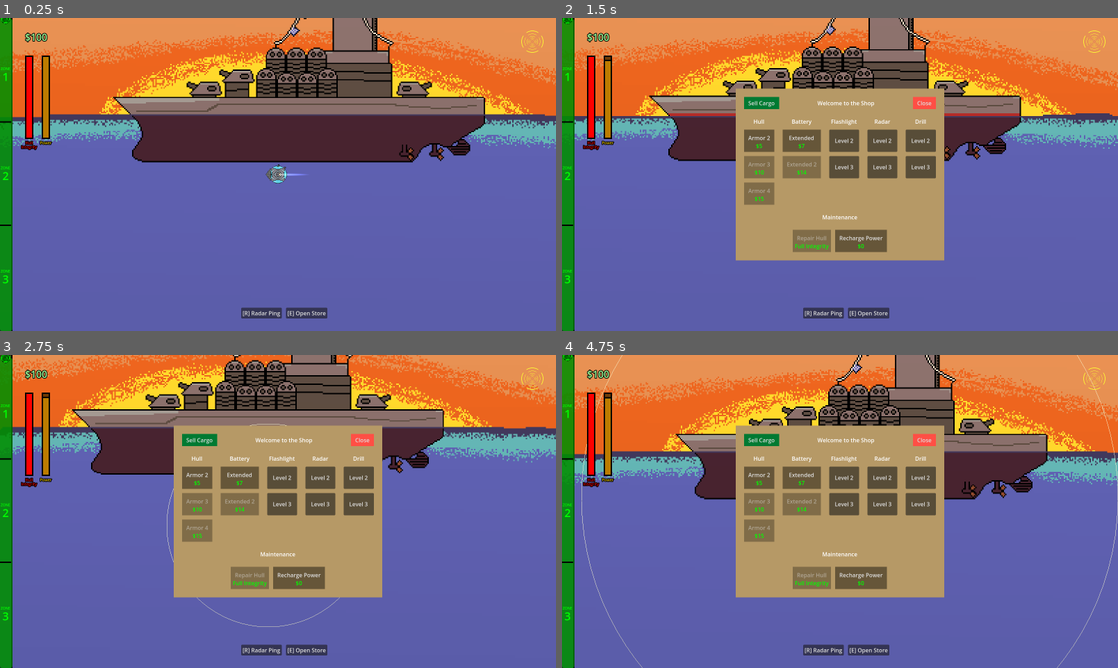
Above: before the commit, frames 1-4 (two rows, left to right).
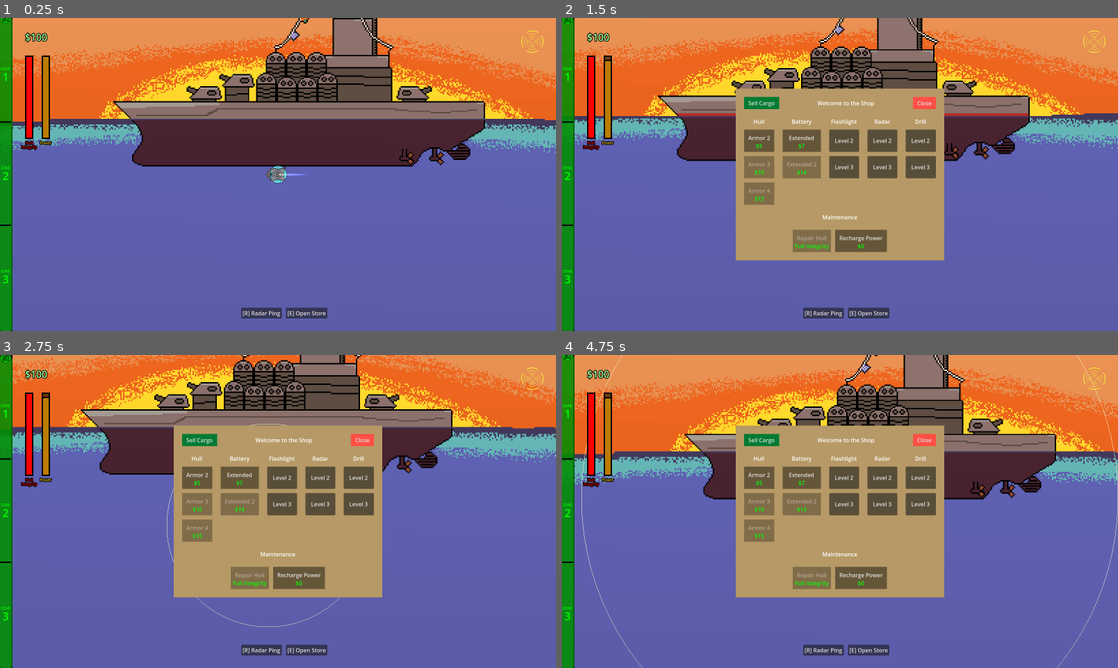
Above: after the commit, the same moments.

Repository: deruitda/ludum-dare-57
Game: Godot game, scene res://scenes/main.tscn
Two runs of this game, one before a commit and one after it. Both use one fixed random seed, a clock stepped at 60 frames per second and the inputs below. Sound files missing from this copy of the repository are replaced by a short silence.
Inputs:
- Up to frame 1 (0.25 s): no input
- Up to frame 2 (1.5 s): tap Enter at 0.5 s; hold D (move_right) 0.53-1.28 s; tap R at 0.6 s; hold S (move_down) from 1.28 s (still down); tap E at 1.35 s
- Up to frame 3 (2.75 s): release S (move_down) at 2.03 s; hold D (move_right) from 2.03 s (still down); tap F at 2.1 s
- Up to frame 4 (4.75 s): release D (move_right) at 2.78 s; hold W (move_up) 2.78-3.53 s; tap R at 2.85 s; hold A (move_left) from 3.53 s (still down); tap E at 3.6 s; tap F at 4.35 s

The runs differ from the first frame. In frame 1, 14% of the frame differs, in the area x 0-100%, y 0-49%; in frame 2, 9.0%; in frame 3, 8.3%; in frame 4, 9.1%.

Commit message:
movement sounds

Diff:
--- a/scenes/core/velocity_component.gd
+++ b/scenes/core/velocity_component.gd
@@ -8,6 +8,10 @@
 @onready var drag_resistance: float = 800.0
 func set_current_rotation(_rotation: float) -> void:
 	current_rotation = _rotation
+
+func is_moving() -> bool:
+	print("x" + str(velocity.x) + "y" + str(velocity.y))
+	return velocity.x != 0 || velocity.y != 0
 
 func set_velocity(_velocity: Vector2) -> void:
 	velocity = _velocity
--- a/scenes/submarine/submarine.tscn
+++ b/scenes/submarine/submarine.tscn
@@ -1,6 +1,6 @@
 [gd_scene load_steps=16 format=3 uid="uid://cws16jfeq8cd2"]
 
-[ext_resource type="Texture2D" uid="uid://bdu3xay1kbw8b" path="res://assets/png_files/orb_ship.png" id="2_77ovh"]
+[ext_resource type="Texture2D" uid="uid://bdu3xay1kbw8b" path="res://assets/png_files/orb_ship_hull02.png" id="2_77ovh"]
 [ext_resource type="Script" uid="uid://d1v1uwdcnmi7d" path="res://scenes/submarine/submarine_body.gd" id="2_tnxgy"]
 [ext_resource type="PackedScene" uid="uid://cpi5qsqbo0r0x" path="res://scenes/radar/radar.tscn" id="3_77ovh"]
 [ext_resource type="PackedScene" uid="uid://f231crs35mvv" path="res://scenes/submarine/drill/drill.tscn" id="4_tnxgy"]
@@ -111,4 +111,8 @@
 texture = ExtResource("13_7x5j0")
 offset = Vector2(257.025, 0)
 
+[node name="AudioStreamPlayer2D" type="AudioStreamPlayer2D" parent="."]
+volume_db = 6.871
+
 [connection signal="timeout" from="MoveToCenterComponent/MoveToCenterCountdownTimer" to="MoveToCenterComponent" method="_on_move_to_center_countdown_timer_timeout"]
+[connection signal="finished" from="AudioStreamPlayer2D" to="." method="_on_audio_stream_player_2d_finished"]
--- a/scenes/submarine/submarine_body.gd
+++ b/scenes/submarine/submarine_body.gd
@@ -14,9 +14,16 @@
 @onready var jet_light: PointLight2D = $JetLight
 @onready var battery: Battery = $Battery
 @onready var ship_light: PointLight2D = $ShipLight
+@onready var audio_stream_player_2d: AudioStreamPlayer2D = $AudioStreamPlayer2D
 
 var min_light_energy = 1.0
 var max_light_energy = 5.0
+
+var audio = [
+	preload("res://assets/audio/sfx/prop_start.wav"),
+	preload("res://assets/audio/sfx/prop_sustain.wav"),
+	preload("res://assets/audio/sfx/prop_end.wav"),
+]
 
 func _process(delta: float) -> void:
 	direction_input = Input.get_vector("move_left", "move_right", "move_up", "move_down")
@@ -25,8 +32,10 @@
 	SignalBus.set_current_depth.emit(current_depth)
 func _physics_process(delta: float):
 	apply_rotation()
+	apply_movement_effects()
 
-	if current_depth < 0.4:
+	# stream check is a hack to prevent gravity from being applied at the beginning of the game
+	if current_depth < 0.4 && audio_stream_player_2d.stream != null:
 		velocity_component.apply_gravity(delta)
 	else:
 		apply_depth_effects()
@@ -48,7 +57,6 @@
 
 		hull.update_depth(current_depth, delta)
 		GameState.update_depth(current_depth)
-		modulate_jet_light()
 		apply_rotation()
 		velocity_component.set_current_rotation(rotation_degrees)
 
@@ -62,6 +70,24 @@
 
 func apply_depth_effects():
 	apply_ship_light()
+
+func apply_movement_effects():
+
+	# the player is stopped, set the sustained sound
+	if audio_stream_player_2d.stream == null || audio_stream_player_2d.stream == audio[2]:
+		if velocity_component.is_moving() && !audio_stream_player_2d.playing:
+			audio_stream_player_2d.stream = audio[0]
+			audio_stream_player_2d.play()
+
+	# if we've played the start sound and are moving, play sustained
+	if audio_stream_player_2d.stream == audio[0] && !audio_stream_player_2d.playing && velocity_component.is_moving():
+		audio_stream_player_2d.stream = audio[1]
+		audio_stream_player_2d.play()
+
+	# if we're moving and are now stopped, play the stop sound
+	if audio_stream_player_2d.stream == audio[1] && !velocity_component.is_moving():
+		audio_stream_player_2d.stream = audio[2]
+		audio_stream_player_2d.play()
 
 
 func apply_ship_light():
@@ -79,10 +105,6 @@
 		hull.repair_hull()
 		battery.fully_charge_battery()
 		global_position = checkpoint.get_spawn_position()
-
-func modulate_jet_light():
-	pass
-	#var current_energy = jet_light.energy
 
 func apply_rotation() -> void:
 	var normal_x = direction_input.x
@@ -137,3 +159,8 @@
 	pass # Replace with function body.
 func _on_drilling_aborted() -> void:
 	pass
+
+
+func _on_audio_stream_player_2d_finished() -> void:
+	if(audio_stream_player_2d.stream == audio[1]):
+		audio_stream_player_2d.play()
